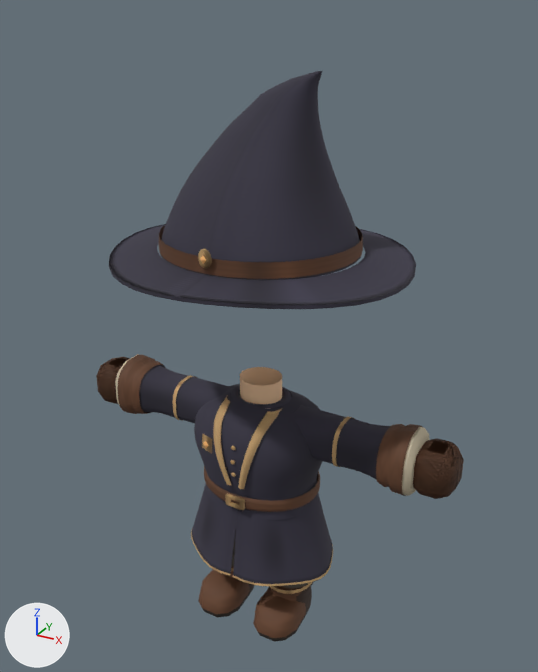
Two versions of the glTF model src/assets/models/wardrobe/classes/traje_mago_forja.glb, one commit apart.
Camera for both pictures: a 50 mm lens placed at (1.55, -2.74, 2.92), pointed at (0.0, 0.07, 1.51). Arrows for +X, +Y and +Z are at lower left; the lights stay in place. The first picture is the older version. Vertices at exactly the same position are counted once.

In view in the first picture: 'medieval-leg-l', 'medieval-leg-r', 'medieval-sleeve-l', 'medieval-sleeve-r', 'medieval-tunic', 'suit-bracer-l', 'suit-bracer-r', 'suit-glove-left', 'suit-glove-right', 'suit-head' and 5 more.
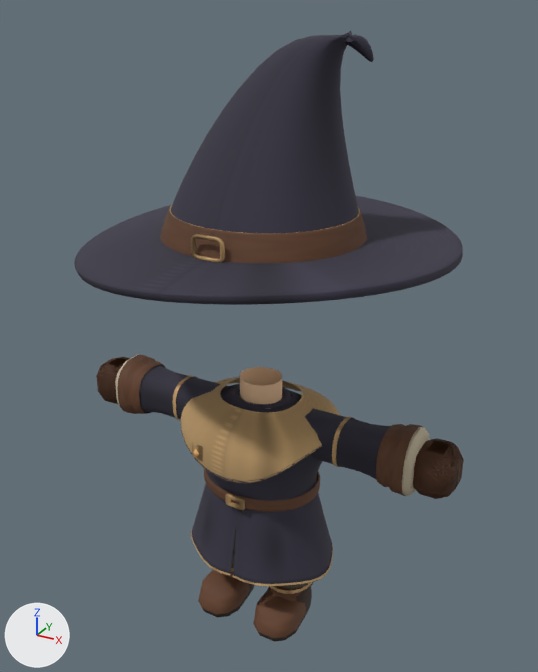
Location of each change, (x1, y1, x2, y2) in pixels of the pictures (538 x 672 px; the box of a moved part takes in the faces that stretch with it):
'suit-head', reshaped (27% wider, 15% taller)
    before: (109, 71, 416, 309)
    after: (74, 31, 463, 305)
'medieval-tunic', reshaped (12% wider)
    before: (191, 367, 333, 586)
    after: (181, 367, 340, 586)
part 1 of me_medieval_tunic, moved or reshaped
    before: (203, 441, 209, 448)
    after: (193, 449, 199, 457)
part 2 of me_medieval_tunic, added
    after: (181, 377, 340, 484)
part 3 of me_medieval_tunic, added
    after: (181, 411, 322, 483)
part 4 of me_medieval_tunic, added
    after: (192, 442, 203, 462)
part 5 of me_medieval_tunic, deleted
    before: (202, 434, 212, 453)
part 6 of me_medieval_tunic, moved or reshaped
    before: (194, 395, 323, 501)
    after: (206, 395, 322, 500)
part 7 of me_suit_head, rebuilt
    before: (161, 71, 361, 280)
    after: (171, 31, 374, 233)
part 8 of me_suit_head, rebuilt (27% wider, 28% taller)
    before: (109, 224, 416, 309)
    after: (74, 196, 463, 305)
part 9 of me_suit_head, rebuilt (7% taller)
    before: (159, 226, 363, 279)
    after: (160, 206, 367, 263)
part 10 of me_suit_head, added
    after: (169, 204, 360, 234)
part 11 of me_suit_head, added
    after: (191, 234, 225, 263)
part 12 of me_suit_head, deleted
    before: (198, 249, 212, 269)

Diff of the bpy script that builds the scene:
```diff
--- a/src/assets/models/wardrobe/classes/traje_mago_forja.glb.py
+++ b/src/assets/models/wardrobe/classes/traje_mago_forja.glb.py
@@ me_medieval_tunic @@
 # used by ob_medieval_tunic; location = (0.0, 0.0, 0.0)
-me_medieval_tunic.from_pydata(...)  # 2732 vertices, 4828 faces; spans x -0.395..0.395, y -0.307..0.304, z 0.35..1.335
+me_medieval_tunic.from_pydata(...)  # 3399 vertices, 6068 faces; spans x -0.395..0.395, y -0.338..0.316, z 0.35..1.335
+# me_medieval_tunic part 1: the loose piece of 6 vertices spanning x -0.177..-0.143, y -0.256..-0.239, z 1.023..1.067 is moved by (0.0, -0.081, 0.0)
+# me_medieval_tunic part 2: a new loose piece of 792 vertices spanning x -0.387..0.387, y -0.338..0.316, z 0.95..1.242, in mat_tunictrim
+# me_medieval_tunic part 3: a new loose piece of 99 vertices spanning x -0.387..0.387, y -0.335..0.316, z 0.952..1.126, in mat_tunic
+# me_medieval_tunic part 4: a new loose piece of 72 vertices spanning x -0.195..-0.125, y -0.329..-0.303, z 1.008..1.082, in mat_brass
+# me_medieval_tunic part 5: the loose piece of 72 vertices spanning x -0.195..-0.125, y -0.25..-0.219, z 1.008..1.082 is deleted
+# me_medieval_tunic part 6: 252 vertices moved from x -0.335..0.335, y -0.252..0.252, z 0.813..1.151 to x -0.334..0.334, y -0.252..0.252, z 0.813..1.151; 224 vertices removed from x -0.152..0.152, y -0.278..-0.028, z 0.87..1.23
 me_medieval_tunic.materials.append(mat_tunic)
@@ me_suit_head @@
 # used by ob_suit_head; location = (0.0, 0.0, 0.0)
-me_suit_head.from_pydata(...)  # 1404 vertices, 2600 faces; spans x -0.68..0.68, y -0.62..0.62, z 1.903..2.7
+me_suit_head.from_pydata(...)  # 4890 vertices, 9776 faces; spans x -0.86..0.858, y -0.727..0.776, z 1.884..2.844
+# me_suit_head part 7: the loose piece of 800 vertices spanning x -0.445..0.445, y -0.425..0.425, z 1.96..2.7 is rebuilt with 2170 vertices and now spans x -0.442..0.443, y -0.396..0.446, z 1.994..2.844
+# me_suit_head part 8: the loose piece of 324 vertices spanning x -0.68..0.68, y -0.62..0.62, z 1.903..1.965 is rebuilt with 1408 vertices and now spans x -0.86..0.858, y -0.727..0.776, z 1.884..2.053
+# me_suit_head part 9: the loose piece of 128 vertices spanning x -0.448..0.448, y -0.428..0.428, z 1.97..2.035 is rebuilt with 720 vertices and now spans x -0.455..0.455, y -0.408..0.458, z 2.008..2.134
+# me_suit_head part 10: a new loose piece of 400 vertices spanning x -0.416..0.426, y -0.37..0.424, z 2.114..2.134, in mat_tunictrim
+# me_suit_head part 11: a new loose piece of 192 vertices spanning x -0.075..0.075, y -0.424..-0.406, z 2.018..2.122, in mat_brass
+# me_suit_head part 12: the loose piece of 146 vertices spanning x -0.032..0.032, y -0.446..-0.428, z 1.995..2.075 is deleted
+# other edits to the shape of me_suit_head do not show in these pictures
 me_suit_head.materials.append(mat_tunic)
@@ me_suit_head @@
 me_suit_head.materials.append(mat_brass)
-me_suit_head.materials.append(mat_gem)  # orange #ffc17a
+me_suit_head.materials.append(mat_tunictrim)
```
